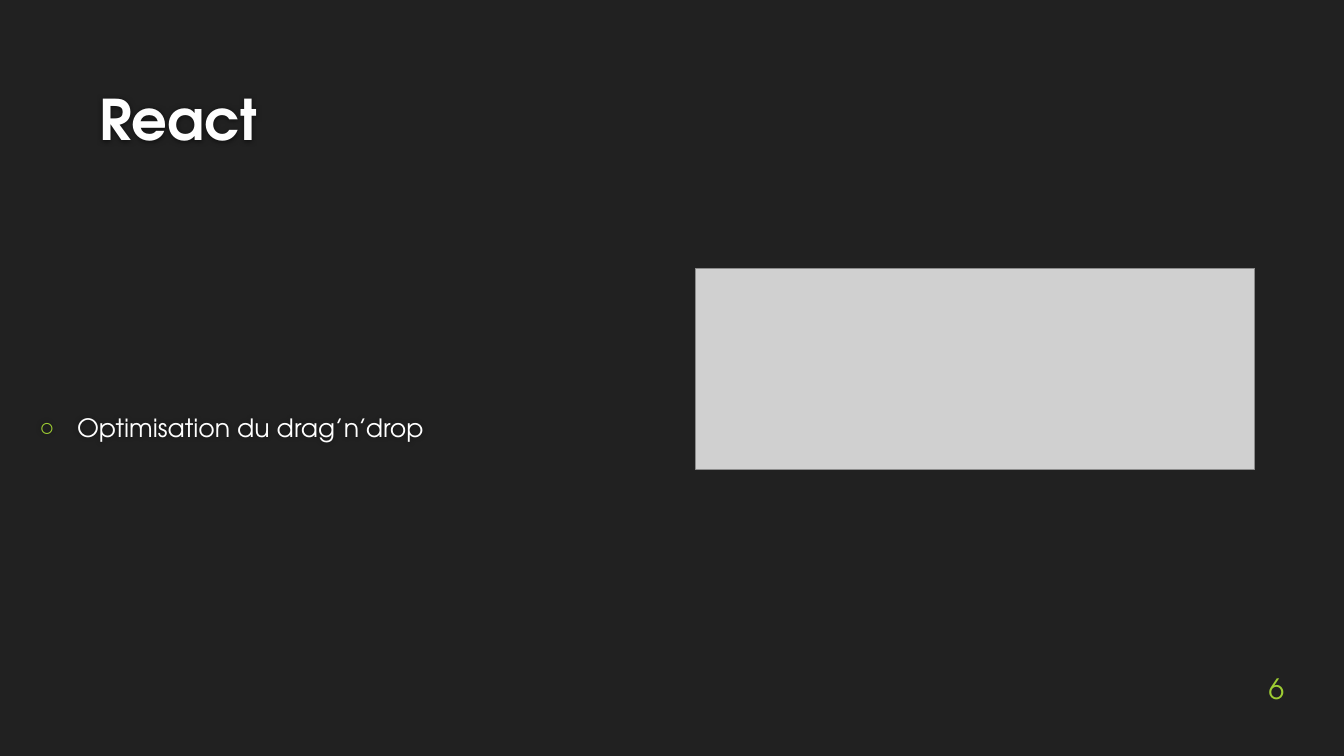
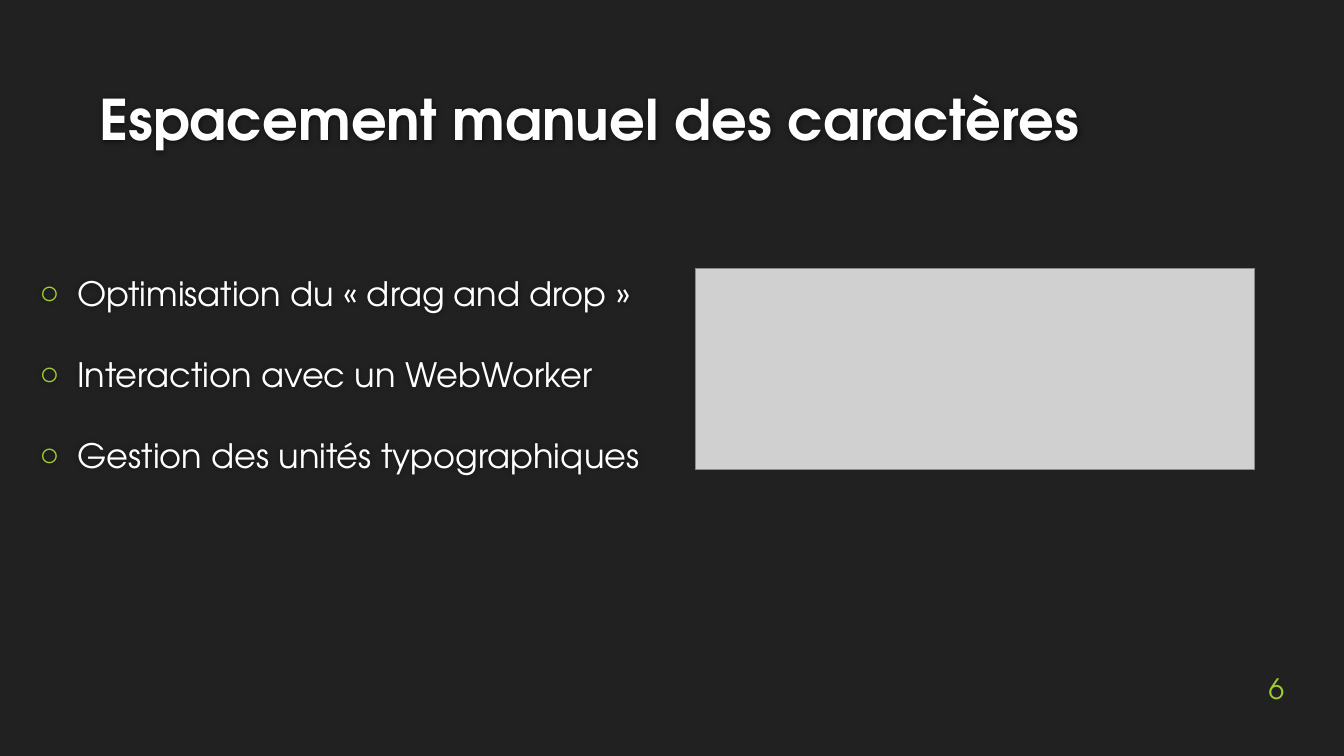
Before and after one commit to MartinBolot/Cours-IUT-Lyon1, a slide deck: slide 6 of Stage/Soutenance/presentation_soutenance.pptx. Drawn at 1344x756 pixels with LibreOffice and Linux fonts; fonts in the diff are those of the drawing; grey boxes stand for pictures; background and template pictures are left out. Boxes give left, top, right and bottom in pixels: in the first picture for what was removed or moved away, otherwise in the second. Text is boxed around its words. In the diff, an @@ line names an element or a change of style, - is before the commit and + after.

```diff
--- a/Stage/Soutenance/presentation_soutenance.pptx
+++ b/Stage/Soutenance/presentation_soutenance.pptx
@@ title at [99,94,1078,151]: text changed @@
-React
+Espacement manuel des caractères
@@ text "Optimisation du « drag and ..." at [77,280,639,476]: vertical alignment middle to top @@
@@ text at [77,280,639,476]: text changed; size 18 to 24 pt @@
-○ Optimisation du drag’n’drop
+○ Optimisation du « drag and drop »
+○ Interaction avec un WebWorker
+○ Gestion des unités typographiques
```
Also in this commit, not shown: 4 other slides changed, 3 slides added, 3 slides removed, 5 other files.
